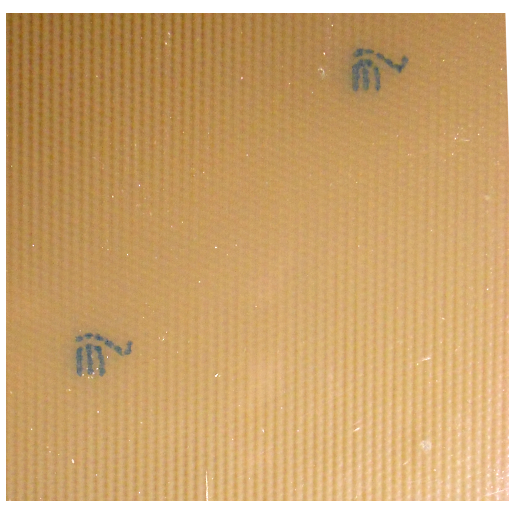
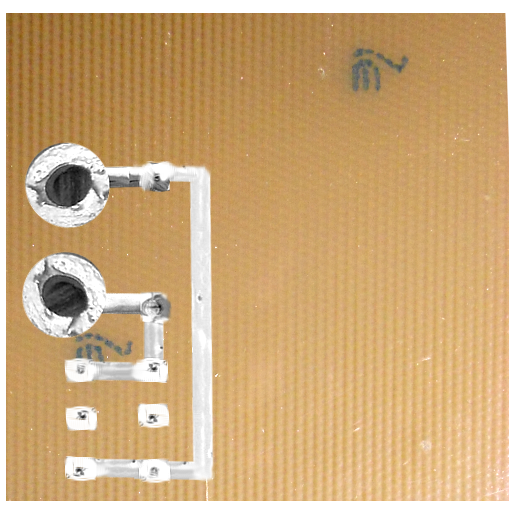
Two versions of the same layered image (512 x 512). Layer-by-layer changes:
added layer "Pasted Layer #3" above "stopbuttonTopPlate.png" over (21, 142, 217, 484)
